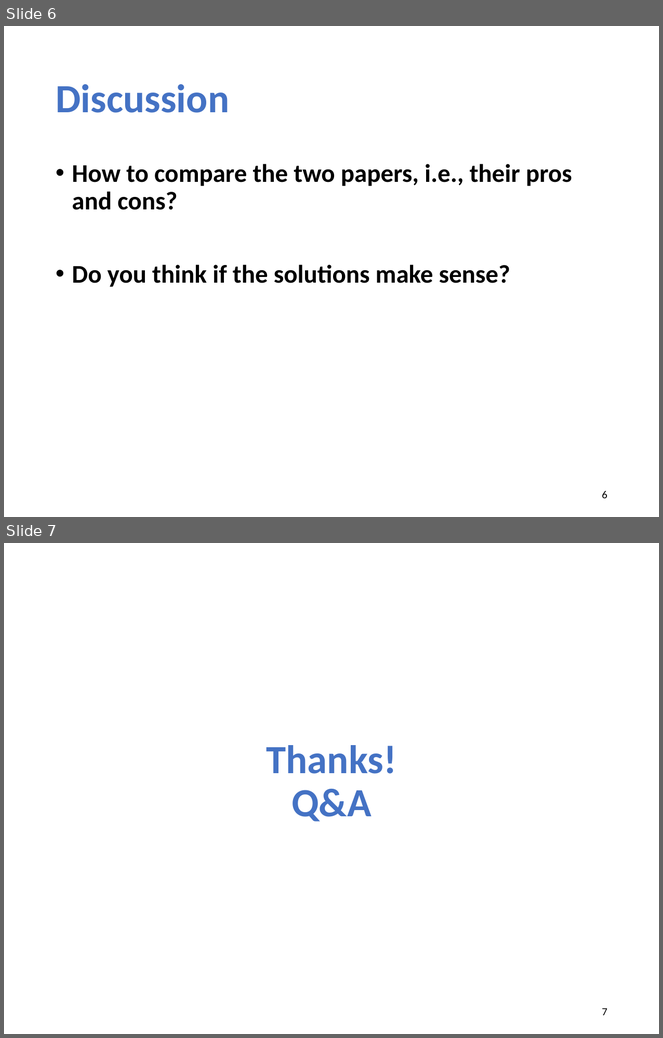
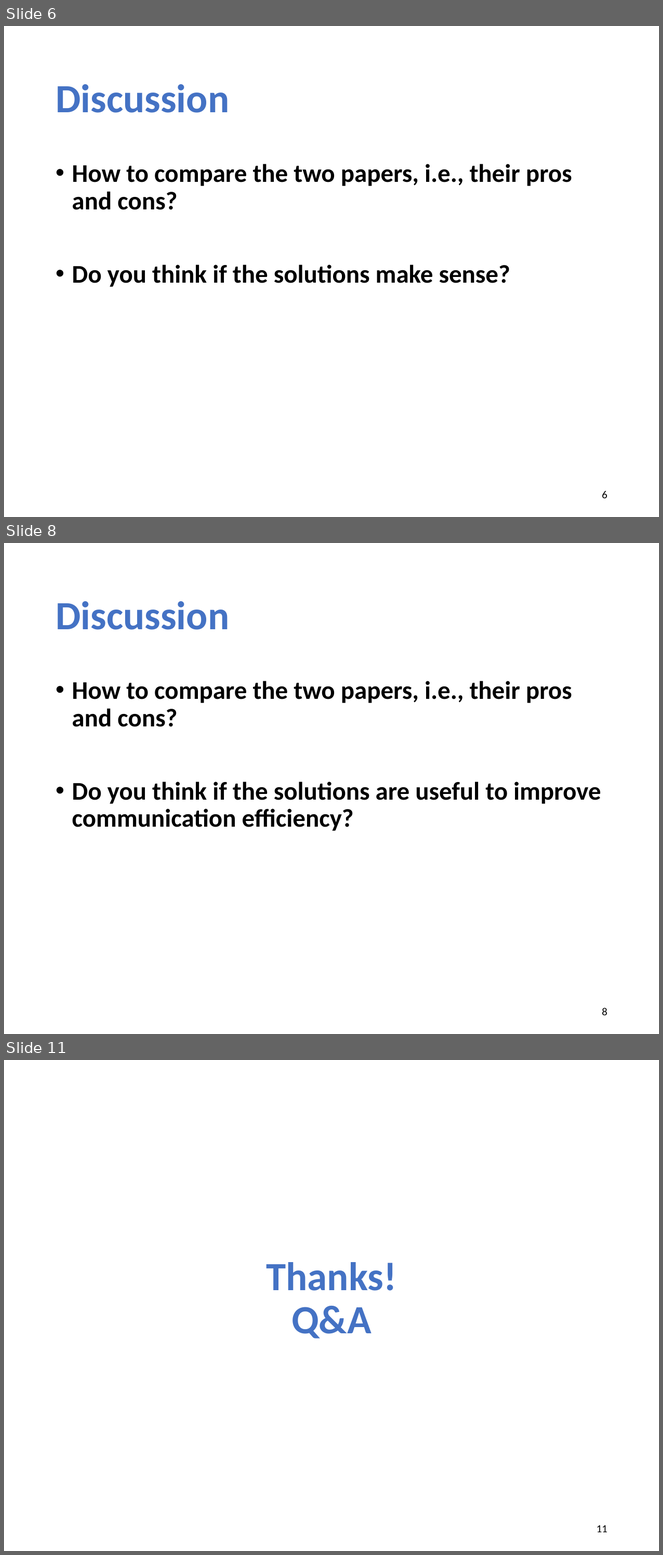
Before and after one commit to xinjin/course-adv-net, a slide deck: slides/lec09_AI.pptx. Shown one above the other, each under a label of ours: slides 6 and 7 before the commit, slides 6, 8 and 11 after it; the slides between them are not shown. The pictures are 663x1038 and 663x1555 pixels, drawn with LibreOffice and Linux fonts; fonts in the diff are those of the drawing. Boxes give left, top, right and bottom in pixels: in the first picture for what was removed or moved away, otherwise in the second. Text is boxed around its words. In the diff, an @@ line names an element or a change of style, - is before the commit and + after.

```diff
--- a/slides/lec09_AI.pptx
+++ b/slides/lec09_AI.pptx
@@ slide 8 added at (x1=4, y1=543, x2=659, y2=1034), background #FFFFFF @@
@@ title added at (x1=55, y1=601, x2=229, y2=630), 44 pt, text #4472C4, bold @@
+Discussion
@@ text added at (x1=72, y1=681, x2=601, y2=831), 28 pt, text #000000, bold @@
+• How to compare the two papers, i.e., their pros and cons?
+• Do you think if the solutions are useful to improve communication efficiency?
@@ page number added at (x1=602, y1=1008, x2=608, y2=1016), 12 pt, text #000000 @@
+8
@@ what was slide 7 is now slide 11 @@
@@ page number at (x1=597, y1=1525, x2=608, y2=1533): text changed @@
-7
+11
```
Also in this commit, not shown: 3 other slides added, 1 other file.
